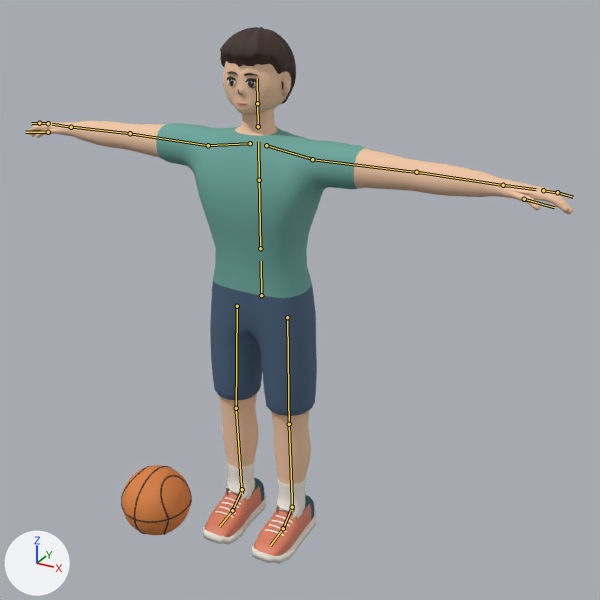
Renders of the glTF model 籃球遊戲/public/models/athlete_game.glb from each side of a commit.
The view is the same before and after, from a 50 mm lens placed at (1.278, -2.072, 1.941), pointed at (0.141, -0.003, 0.907). Arrows for +X, +Y and +Z are at lower left; the lights stay in place. The first picture is the older version. The bones that bend it are drawn over the model as lines.

Names of what the first picture shows: 'Athlete', 'Ball'.
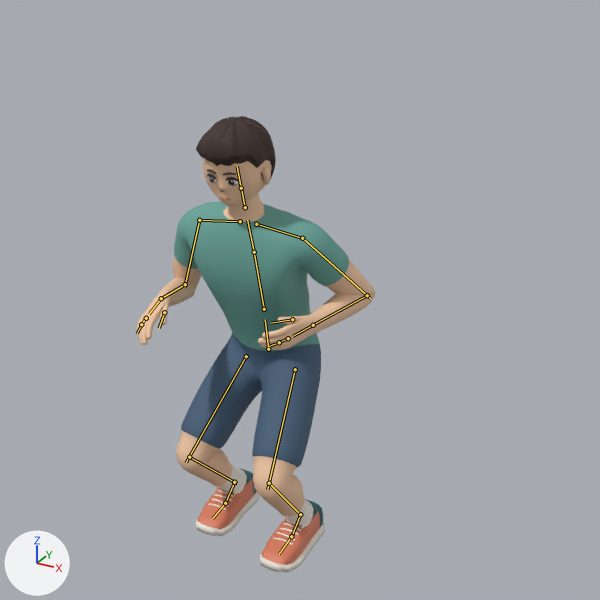
The newer file adds an action. The first version stands in its rest pose; the second is drawn at frame 23 of the action 'Block'.

Diff of the bpy script that builds the scene:
```diff
--- a/籃球遊戲/public/models/athlete_game.glb.py
+++ b/籃球遊戲/public/models/athlete_game.glb.py
@@ bone_hips @@
 bone_hips = bpy.data.objects['AthleteRig'].pose.bones['hips']
-bone_hips.location = (0.0, 0.0, 0.0)
-bone_hips.rotation_quaternion = (1.0, 0.0, 0.0, 0.0)  # degrees (0, 0, 0)
+bone_hips.location = (0.0, -0.22, -0.04)
+bone_hips.rotation_quaternion = (0.997, 0.08, 0.0, 0.0)  # degrees (9, 0, 0)
@@ bone_spine @@
 bone_spine = bpy.data.objects['AthleteRig'].pose.bones['spine']  # child of 'hips'
-bone_spine.rotation_quaternion = (1.0, 0.0, 0.0, 0.0)  # degrees (0, 0, 0)
+bone_spine.rotation_quaternion = (0.999, 0.04, 0.007, -0.001)  # degrees (5, 1, 0)
@@ bone_chest @@
 bone_chest = bpy.data.objects['AthleteRig'].pose.bones['chest']  # child of 'spine'
-bone_chest.rotation_quaternion = (1.0, 0.0, 0.0, 0.0)  # degrees (0, 0, 0)
+bone_chest.rotation_quaternion = (1.0, 0.02, 0.0, 0.0)  # degrees (2, 0, 0)
@@ bone_upper_arm_l @@
 bone_upper_arm_l = bpy.data.objects['AthleteRig'].pose.bones['upper_arm.L']  # child of 'shoulder.L'
-bone_upper_arm_l.rotation_quaternion = (1.0, 0.0, 0.0, 0.0)  # degrees (0, 0, 0)
+bone_upper_arm_l.rotation_quaternion = (0.849, -0.484, -0.028, 0.21)  # degrees (-58, 9, 23)
@@ bone_forearm_l @@
 bone_forearm_l = bpy.data.objects['AthleteRig'].pose.bones['forearm.L']  # child of 'upper_arm.L'
-bone_forearm_l.rotation_quaternion = (1.0, 0.0, 0.0, 0.0)  # degrees (0, 0, 0)
+bone_forearm_l.rotation_quaternion = (0.473, -0.296, 0.072, -0.827)  # degrees (-26, -25, -115)
@@ bone_hand_l @@
 bone_hand_l = bpy.data.objects['AthleteRig'].pose.bones['hand.L']  # child of 'forearm.L'
-bone_hand_l.rotation_quaternion = (1.0, 0.0, 0.0, 0.0)  # degrees (0, 0, 0)
+bone_hand_l.rotation_quaternion = (0.995, -0.002, -0.098, -0.023)  # degrees (0, -11, -3)
@@ bone_upper_arm_r @@
 bone_upper_arm_r = bpy.data.objects['AthleteRig'].pose.bones['upper_arm.R']  # child of 'shoulder.R'
-bone_upper_arm_r.rotation_quaternion = (1.0, 0.0, 0.0, 0.0)  # degrees (0, 0, 0)
+bone_upper_arm_r.rotation_quaternion = (0.826, -0.528, 0.167, -0.108)  # degrees (-67, 9, -21)
@@ bone_forearm_r @@
 bone_forearm_r = bpy.data.objects['AthleteRig'].pose.bones['forearm.R']  # child of 'upper_arm.R'
-bone_forearm_r.rotation_quaternion = (1.0, 0.0, 0.0, 0.0)  # degrees (0, 0, 0)
+bone_forearm_r.rotation_quaternion = (0.455, -0.038, -0.223, 0.862)  # degrees (-25, -8, 126)
@@ bone_hand_r @@
 bone_hand_r = bpy.data.objects['AthleteRig'].pose.bones['hand.R']  # child of 'forearm.R'
-bone_hand_r.rotation_quaternion = (1.0, 0.0, 0.0, 0.0)  # degrees (0, 0, 0)
+bone_hand_r.rotation_quaternion = (0.969, -0.135, -0.145, -0.145)  # degrees (-13, -19, -15)
@@ bone_thigh_l @@
 bone_thigh_l = bpy.data.objects['AthleteRig'].pose.bones['thigh.L']  # child of 'hips'
-bone_thigh_l.rotation_quaternion = (1.0, 0.0, 0.0, 0.0)  # degrees (0, 0, 0)
+bone_thigh_l.rotation_quaternion = (0.883, -0.46, -0.008, -0.095)  # degrees (-55, -6, -9)
@@ bone_shin_l @@
 bone_shin_l = bpy.data.objects['AthleteRig'].pose.bones['shin.L']  # child of 'thigh.L'
-bone_shin_l.rotation_quaternion = (1.0, 0.0, 0.0, 0.0)  # degrees (0, 0, 0)
+bone_shin_l.rotation_quaternion = (0.753, 0.651, 0.018, 0.092)  # degrees (81, -5, 9)
@@ bone_foot_l @@
 bone_foot_l = bpy.data.objects['AthleteRig'].pose.bones['foot.L']  # child of 'shin.L'
-bone_foot_l.rotation_quaternion = (1.0, 0.0, 0.0, 0.0)  # degrees (0, 0, 0)
+bone_foot_l.rotation_quaternion = (0.952, -0.305, 0.011, -0.007)  # degrees (-36, 1, -1)
@@ bone_thigh_r @@
 bone_thigh_r = bpy.data.objects['AthleteRig'].pose.bones['thigh.R']  # child of 'hips'
-bone_thigh_r.rotation_quaternion = (1.0, 0.0, 0.0, 0.0)  # degrees (0, 0, 0)
+bone_thigh_r.rotation_quaternion = (0.901, -0.424, 0.009, 0.095)  # degrees (-50, 6, 9)
@@ bone_shin_r @@
 bone_shin_r = bpy.data.objects['AthleteRig'].pose.bones['shin.R']  # child of 'thigh.R'
-bone_shin_r.rotation_quaternion = (1.0, 0.0, 0.0, 0.0)  # degrees (0, 0, 0)
+bone_shin_r.rotation_quaternion = (0.748, 0.656, -0.022, -0.095)  # degrees (82, 5, -10)
@@ bone_foot_r @@
 bone_foot_r = bpy.data.objects['AthleteRig'].pose.bones['foot.R']  # child of 'shin.R'
-bone_foot_r.rotation_quaternion = (1.0, 0.0, 0.0, 0.0)  # degrees (0, 0, 0)
+bone_foot_r.rotation_quaternion = (0.937, -0.349, -0.014, 0.009)  # degrees (-41, -1, 2)
```

Boxes (x1, y1, x2, y2) around the edits, measured in the pictures (600 x 600 px):
'Athlete', posed (56% narrower, 15% shorter)
    before: (28, 27, 573, 564)
    after: (137, 116, 376, 572)
'Ball', posed (not visible afterwards)
    before: (121, 465, 192, 535)
bone 'hips', root to tip
    before: (261, 295) to (261, 261)
    after: (268, 349) to (265, 319)
bone 'spine', root to tip
    before: (260, 248) to (259, 176)
    after: (264, 309) to (253, 249)
bone 'chest', root to tip
    before: (259, 180) to (258, 141)
    after: (254, 252) to (247, 220)
bone 'upper_arm.L', root to tip
    before: (312, 159) to (422, 173)
    after: (302, 238) to (370, 298)
bone 'forearm.L', root to tip
    before: (416, 172) to (508, 186)
    after: (367, 295) to (310, 326)
bone 'hand.L', root to tip
    before: (503, 185) to (536, 189)
    after: (313, 325) to (293, 336)
bone 'upper_arm.R', root to tip
    before: (208, 145) to (126, 133)
    after: (199, 220) to (184, 287)
bone 'forearm.R', root to tip
    before: (130, 133) to (68, 126)
    after: (185, 284) to (159, 299)
bone 'hand.R', root to tip
    before: (71, 127) to (52, 124)
    after: (161, 298) to (149, 314)
bone 'thigh.L', root to tip
    before: (287, 317) to (289, 429)
    after: (295, 369) to (267, 489)
bone 'shin.L', root to tip
    before: (289, 424) to (292, 511)
    after: (269, 483) to (302, 516)
bone 'foot.L', root to tip
    before: (292, 507) to (282, 530)
    after: (300, 514) to (291, 538)
bone 'thigh.R', root to tip
    before: (237, 306) to (236, 413)
    after: (246, 356) to (186, 462)
bone 'shin.R', root to tip
    before: (236, 408) to (242, 493)
    after: (189, 457) to (237, 483)
bone 'foot.R', root to tip
    before: (242, 489) to (232, 511)
    after: (234, 482) to (225, 504)
